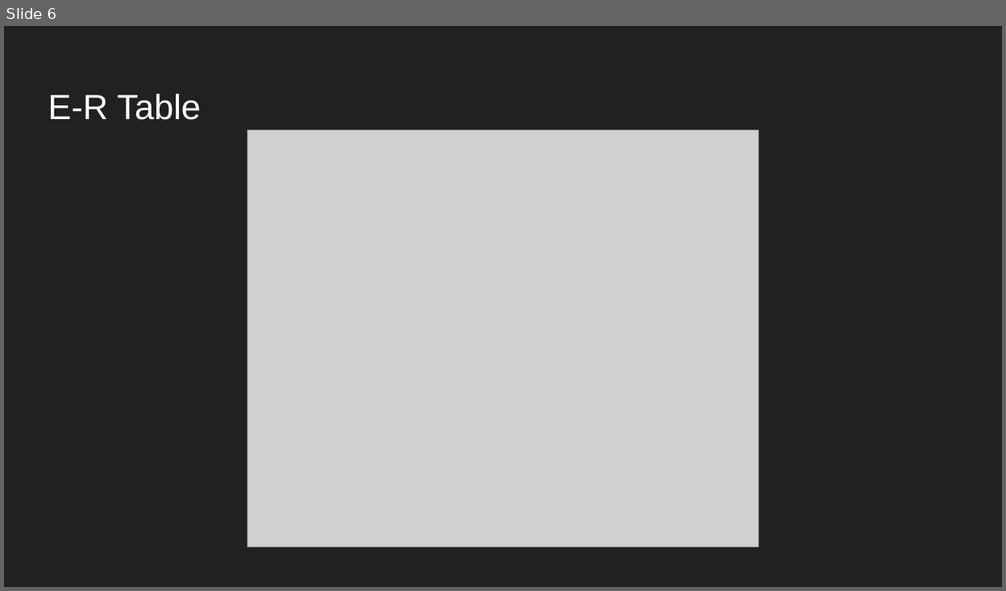
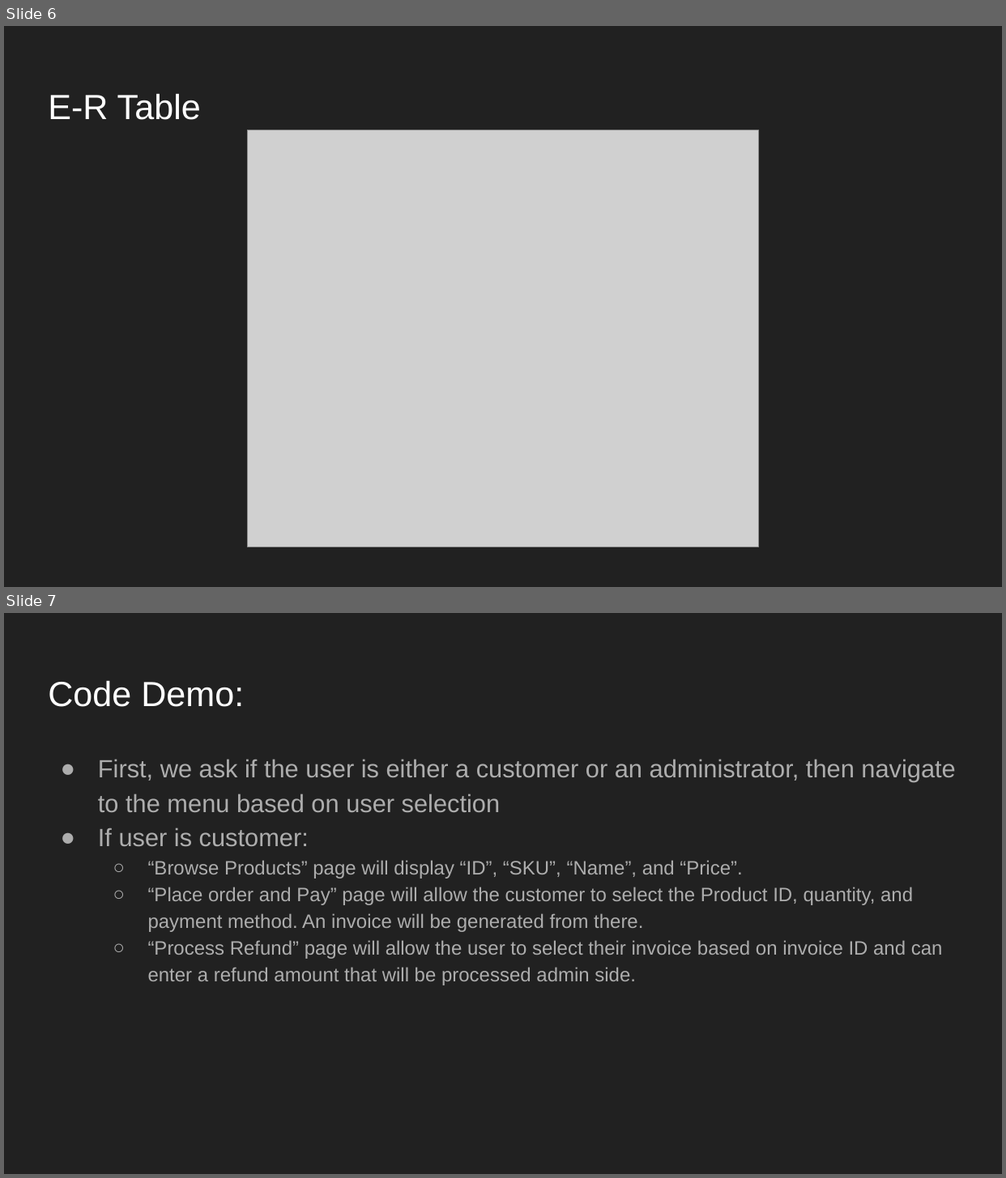
Before and after one commit to HY030401/CSE111-Project-Phase1, a slide deck: Project 1 Slide.pptx. Shown one above the other, each under a label of ours: slide 6 before the commit, slides 6 and 7 after it. The pictures are 1006x591 and 1006x1178 pixels, drawn with LibreOffice and Linux fonts; fonts in the diff are those of the drawing; grey boxes stand for pictures. Boxes give left, top, right and bottom in pixels: in the first picture for what was removed or moved away, otherwise in the second. Text is boxed around its words. In the diff, an @@ line names an element or a change of style, - is before the commit and + after.

```diff
--- a/Project 1 Slide.pptx
+++ b/Project 1 Slide.pptx
@@ slide 7 added at <box>4,613,1002,1174</box>, background #212121 @@
@@ title added at <box>48,680,244,707</box>, 25.2 pt, text #FFFFFF @@
+Code Demo:
@@ text added at <box>98,759,955,986</box>, 14 pt, text #ADADAD @@
+● First, we ask if the user is either a customer or an administrator, then navigate to the menu based on user selection
+● If user is customer:
+  ○ “Browse Products” page will display “ID”, “SKU”, “Name”, and “Price”.
+  ○ “Place order and Pay” page will allow the customer to select the Product ID, quantity, and payment method. An invoice will be generated from there.
+  ○ “Process Refund” page will allow the user to select their invoice based on invoice ID and can enter a refund amount that will be processed admin side.
```
Also in this commit, not shown: 1 slide changed, 1 other slide added.
